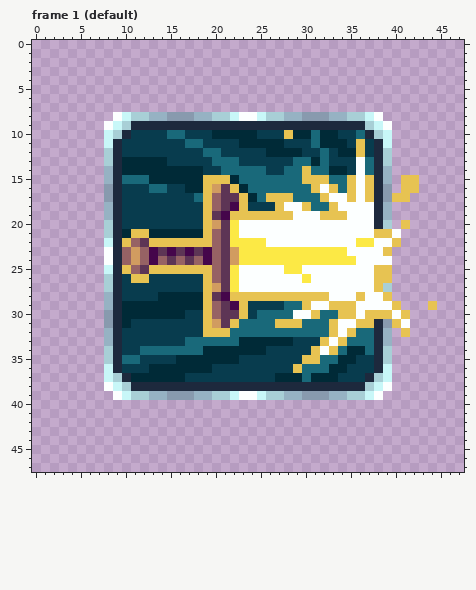
A pixel-art file gets an edit: packages/client/src/assets/icons{m}/f1_truestrike.aseprite. Above is the file before it was changed.
48x48 pixels, 23 frames. Shown: frame 1 (default). The commit also changed other frames, which this record leaves out.
Now the later version:
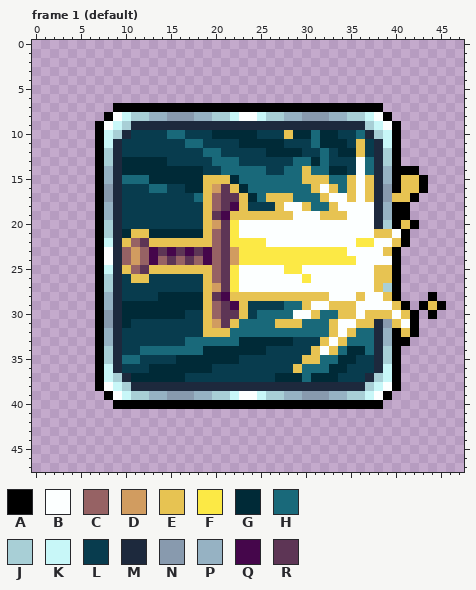
Palette (. is transparent): A #000000  B #fcffff  C #966264  D #d19c60  E #e7c352  F #fce945  G #002a37  H #19697a  J #a8cfd6  K #c8f7f8  L #083c4e  M #1d293d  N #889aae  P #96b2c3  Q #45064b  R #5d3555
The exact change:
--- frame 1 (default)
@@ x 0..47 @@
  6 ................................................
- 7 ................................................
- 8 .........BKJJPPNNNPPJJKBBKJJPPNNNPPJJKB.........
- 9 ........BKJMMMMMMMMMMMMMMMMMMMMMMMMMMJKB........
-10 ........KJMLLLLHHLLLGGGGGLLLEGGHGGLLHMJK........
-11 ........KMLLLLLLLHHLLLLGGGGGLLLHGGGLELMK........
-12 ........JMLLLLLLLLLHHLLLLLGGGGLLHLGGELMJ........
-13 ........JMGGGGGLLLLLHHHLLLLLLHHGHLLLBHMJ........
-14 ........PMGGGGGGGGGLLHHHHHLLHHEHHGGLBHMP........
-15 ........PMHHHGGGGGGEEEGHHHHHHHEEEHHEBEMP.EE.....
-16 ........NMLLLHHLLGGEDREGHHHHHHHEBEHEBEMN.EE.....
-17 ........NMLLLLLLLLHECRREGHEEEHHHEBBEBEMNEE......
-18 ........PMLLLLLLLLLECRQELLLEBBEHHEBBBBMP........
-19 ........PMLLLLLLLLLERQEEEEEEEBBBEEEBBBMP........
-20 ........JMLLLLLLLLLEDRFBBBBBBBBBBBBBBBMJ.E......
-21 ........JMGEEGGGGGGECRFBBBBBBBBBBBBBBBEEB.......
-22 ........KMECREEEEEEECRFFFFBBBBBBBBBBFFBBE.......
-23 ........BMCDCQRQRQRQCRDFFFFFFFFFFFFBBBBE........
-24 ........BMCDCQCRCRCQCRDFFFFFFFFFFFFFBBBB........
-25 ........KMECREEEEEEECRFBBBBBFFBBBBBBBBEE........
-26 ........JMLEELLLLLLECRFBBBBBBBFBBBBBBBEE........
-27 ........JMLLLLLLLLLEDRFBBBBBBBBBBBBBBBEJ........
-28 ........PMLLLLGGGGGERQEEEEEEEEEEEBBBEBBE........
-29 ........PMGGGGGGGGGECRQELLLLHHEBBEEEBBBBE...E...
-30 ........NMGGGGGGGLLECRRELHHHHBBEHHEEBEEEBE......
-31 ........NMGLLLLLLLLEDREHHHHEEEHHHEBBEEMNEB......
-32 ........PMLLLLLLLLLEEEHHHHHHHHHHHEBEHHMP.E......
-33 ........PMLLLLLLLHHHHHHGGGGGGLLLEBEHHHMP........
-34 ........JMLLHHHHHHHGGGGGGGLLLLLEBEHGGHMJ........
-35 ........JMHHLLLLGGGGGGGLLLLLLLEEHHGGLLMJ........
-36 ........KMLLLGGGGGGGLLLLLLLLLEHHHGGLLLMK........
-37 ........KJMGGGGGGLLLLLLLLLLGGGHGGGLLLMJK........
-38 ........BKJMMMMMMMMMMMMMMMMMMMMMMMMMMJKB........
-39 .........BKJJPPNNNPPJJKBBKJJPPNNNPPJJKB.........
-40 ................................................
+ 7 .........AAAAAAAAAAAAAAAAAAAAAAAAAAAAAA.........
+ 8 ........ABKJJPPNNNPPJJKBBKJJPPNNNPPJJKBA........
+ 9 .......ABKJMMMMMMMMMMMMMMMMMMMMMMMMMMJKBA.......
+10 .......AKJMLLLLHHLLLGGGGGLLLEGGHGGLLHMJKA.......
+11 .......AKMLLLLLLLHHLLLLGGGGGLLLHGGGLELMKA.......
+12 .......AJMLLLLLLLLLHHLLLLLGGGGLLHLGGELMJA.......
+13 .......AJMGGGGGLLLLLHHHLLLLLLHHGHLLLBHMJA.......
+14 .......APMGGGGGGGGGLLHHHHHLLHHEHHGGLBHMPAAA.....
+15 .......APMHHHGGGGGGEEEGHHHHHHHEEEHHEBEMPAEEA....
+16 .......ANMLLLHHLLGGEDREGHHHHHHHEBEHEBEMNAEEA....
+17 .......ANMLLLLLLLLHECRREGHEEEHHHEBBEBEMNEEA.....
+18 .......APMLLLLLLLLLECRQELLLEBBEHHEBBBBMPAA......
+19 .......APMLLLLLLLLLERQEEEEEEEBBBEEEBBBMPAA......
+20 .......AJMLLLLLLLLLEDRFBBBBBBBBBBBBBBBMJAEA.....
+21 .......AJMGEEGGGGGGECRFBBBBBBBBBBBBBBBEEBA......
+22 .......AKMECREEEEEEECRFFFFBBBBBBBBBBFFBBEA......
+23 .......ABMCDCQRQRQRQCRDFFFFFFFFFFFFBBBBEA.......
+24 .......ABMCDCQCRCRCQCRDFFFFFFFFFFFFFBBBBA.......
+25 .......AKMECREEEEEEECRFBBBBBFFBBBBBBBBEEA.......
+26 .......AJMLEELLLLLLECRFBBBBBBBFBBBBBBBEEA.......
+27 .......AJMLLLLLLLLLEDRFBBBBBBBBBBBBBBBEJA.......
+28 .......APMLLLLGGGGGERQEEEEEEEEEEEBBBEBBEA...A...
+29 .......APMGGGGGGGGGECRQELLLLHHEBBEEEBBBBEA.AEA..
+30 .......ANMGGGGGGGLLECRRELHHHHBBEHHEEBEEEBEA.A...
+31 .......ANMGLLLLLLLLEDREHHHHEEEHHHEBBEEMNEBA.....
+32 .......APMLLLLLLLLLEEEHHHHHHHHHHHEBEHHMPAEA.....
+33 .......APMLLLLLLLHHHHHHGGGGGGLLLEBEHHHMPAA......
+34 .......AJMLLHHHHHHHGGGGGGGLLLLLEBEHGGHMJA.......
+35 .......AJMHHLLLLGGGGGGGLLLLLLLEEHHGGLLMJA.......
+36 .......AKMLLLGGGGGGGLLLLLLLLLEHHHGGLLLMKA.......
+37 .......AKJMGGGGGGLLLLLLLLLLGGGHGGGLLLMJKA.......
+38 .......ABKJMMMMMMMMMMMMMMMMMMMMMMMMMMJKBA.......
+39 ........ABKJJPPNNNPPJJKBBKJJPPNNNPPJJKBA........
+40 .........AAAAAAAAAAAAAAAAAAAAAAAAAAAAAA.........
 41 ................................................
